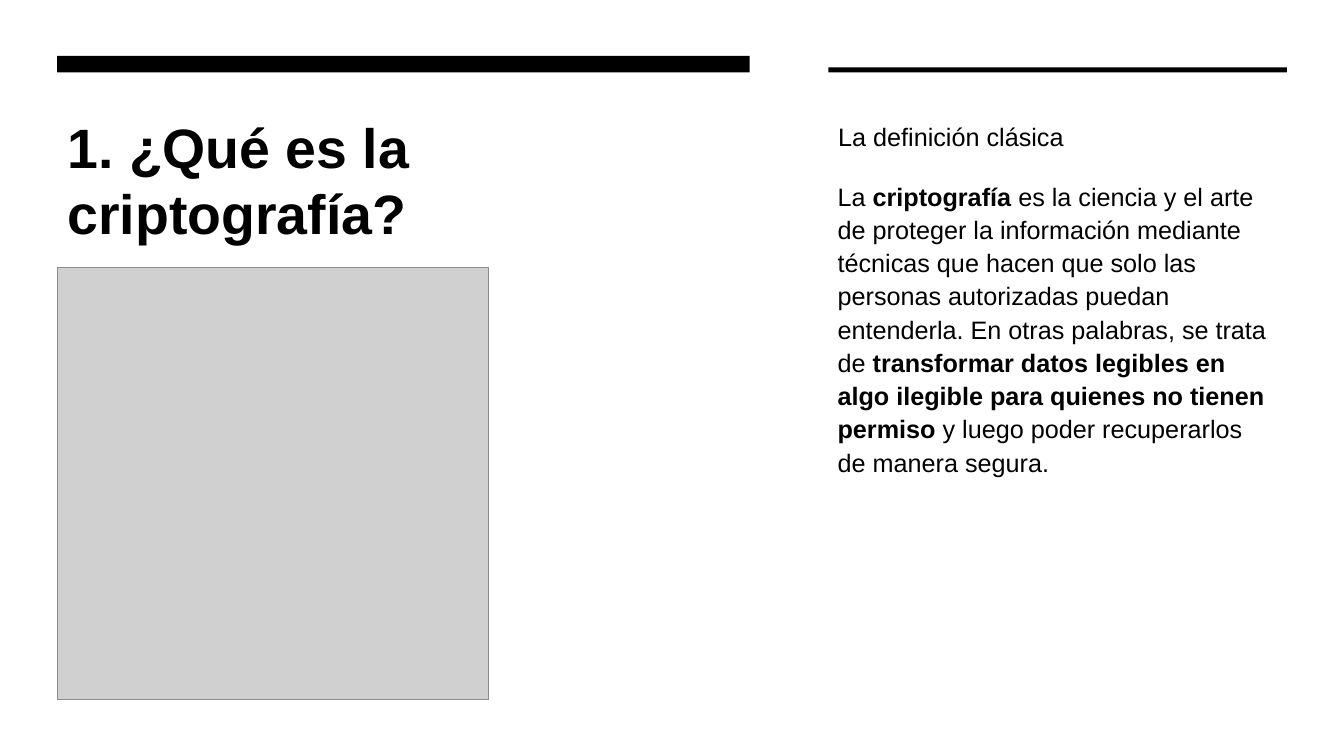
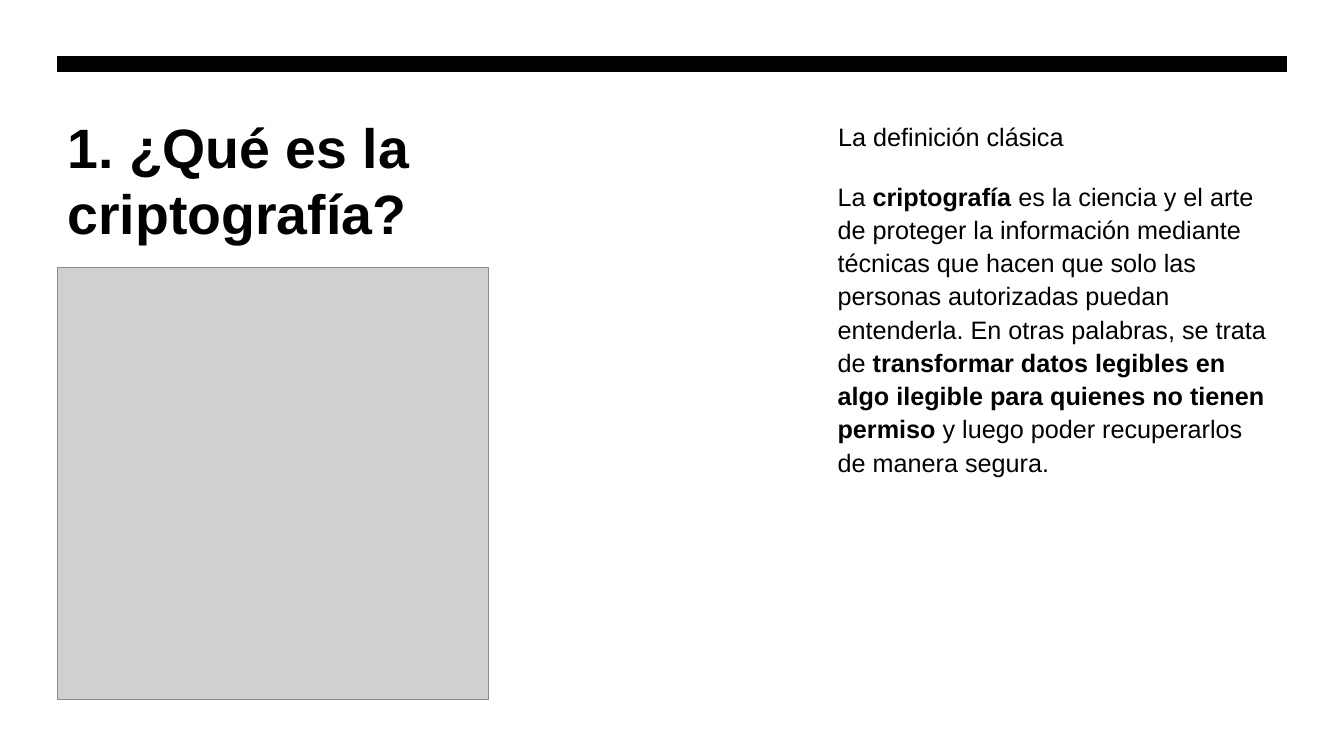
Before and after one commit to hombrefrustrado/criptografia-presentaci-n, a slide deck: slide 4 of criptografía teorica.pptx. Drawn at 1344x756 pixels with LibreOffice and Linux fonts; fonts in the diff are those of the drawing; grey boxes stand for pictures. Boxes give left, top, right and bottom in pixels: in the first picture for what was removed or moved away, otherwise in the second. Text is boxed around its words. In the diff, an @@ line names an element or a change of style, - is before the commit and + after.

```diff
--- a/criptografía teorica.pptx
+++ b/criptografía teorica.pptx
@@ rectangle removed at [0,0,1344,756] @@
@@ rectangle removed at [57,56,750,73] @@
@@ freeform shape added at [57,56,1288,73], fill #000000 @@
@@ rectangle removed at [829,68,1288,73] @@
```
Also in this commit, not shown: 10 other slides changed, 9 slides added, 3 slides removed, 3 other files.
